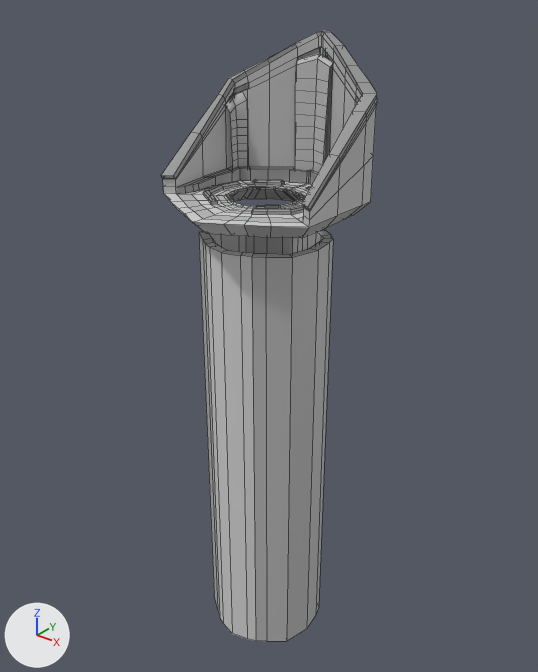
What one commit did to the FBX model Assets/fran/testing  03 propuesta/plaza.fbx.
Camera for both pictures: a camera (50 mm lens) standing at (4.24, -5.82, 1.94) and looking at (-0.07, -0.43, -1.4). Every picture has the same lights, and +X, +Y and +Z are marked at lower left. The picture after the commit comes second. Mesh edges are drawn as thin lines. Where no turn or scale is listed for an object, it has been applied to the vertices.

The first picture shows 'elevator_water_lava', 'fluid', 'fluid1', 'plaza1'.
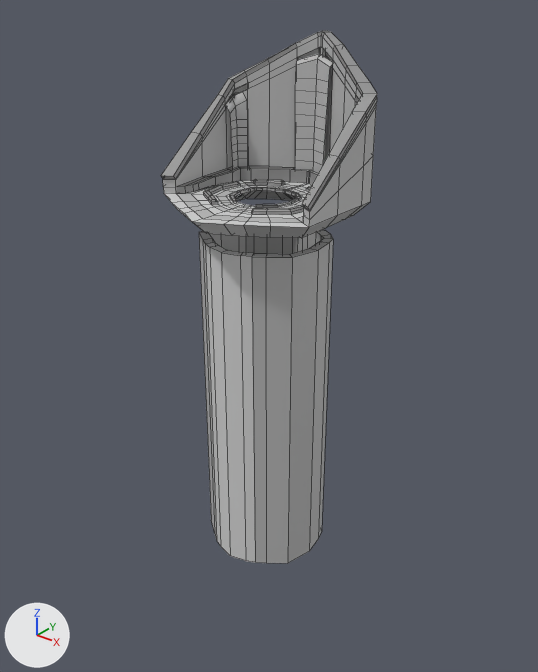
Where the newer file only moved an object's origin or applied its transform, the numbers keep the older frame.

Boxes (x1, y1, x2, y2) around the edits, measured in the pictures (538 x 672 px; the box of a moved part takes in the faces that stretch with it):
'elevator_water_lava', moved, rescaled (19% shorter): before (199, 229, 333, 641); after (199, 229, 333, 563)
part 1 of me_mesh_002, moved or reshaped: (163, 137, 340, 220) in both
part 2 of me_mesh_002, moved or reshaped: (317, 31, 324, 55) in both
part 3 of me_mesh_002, recoloured: before (253, 187, 301, 198); after (257, 188, 292, 195)
part 4 of me_mesh_003, moved or reshaped: before (207, 232, 329, 641); after (207, 232, 329, 563)

The edits, one by one:
Material 'lambert1' (mat_lambert1) is new.
Its base color is (0.5, 0.5, 0.5) (grey #bcbcbc).
me_mesh_003 is used by ob_elevator_water_lava; location (0.0, -0.58, -2.59).
me_mesh_003 had 96 vertices, 96 faces and spanned x -0.63..0.63, y -0.62..0.62, z -2.32..2.32.
me_mesh_003 now has 96 vertices, 96 faces and spans x -0.63..0.63, y -0.62..0.62, z -1.16..2.32.
me_mesh_003 part 4: the whole mesh is scaled about its middle by (1, 1, 0.749), then moved by (0.0, 0.0, 0.58).
me_mesh_002 is used by ob_plaza1; location (0.0, -0.58, 0.7).
me_mesh_002 had 702 vertices, 700 faces and spanned x -0.84..0.84, y -0.96..0.96, z -0.74..0.78.
me_mesh_002 now has 708 vertices, 701 faces and spans x -0.84..0.84, y -0.96..0.96, z -0.74..0.78.
Part 1, on me_mesh_002:
28 vertices are removed from x -0.38..0.38, y -0.19..0.25, z -0.6..-0.59.
81 faces are deleted.
5 vertices in x -0.09..0.09, y -0.36..0.29, z -0.6..-0.59 move by (0.0, 0.01, 0.0).
4 vertices in x -0.34..-0.21, y 0.21..0.3, z -0.6..-0.59 move by (0.02, -0.01, 0.0).
4 vertices in x -0.31..-0.26, y 0.19..0.24, z -0.6..-0.59 move by (0.03, -0.01, 0.0).
4 vertices in x -0.02..0.02, y 0.33, z -0.6..-0.59 move by (0.0, -0.02, 0.0).
4 vertices in x -0.21..-0.14, y -0.27..-0.26, z -0.6..-0.59 move by (0.03, 0.01, 0.0).
4 vertices in x 0.26..0.31, y 0.19..0.24, z -0.6..-0.59 move by (-0.03, -0.01, 0.0).
55 vertices move from x -0.28..0.34, y -0.37..0.36, z -0.6..-0.59 to x -0.26..0.32, y -0.37..0.35, z -0.62..-0.59.
34 vertices are added at x -0.33..0.33, y -0.24..0.24, z -0.62..-0.59.
28 new faces join them, mat_lambert2 (grey #bcbcbc).
8 new faces join them, mat_lambert4 (grey #bcbcbc).
23 new faces join them, mat_color_1 (grey #969696).
11 new faces join them, mat_stone_paths (light grey #d6d6d6).
12 new faces join them, mat_lambert1 (grey #bcbcbc).
Part 2, on me_mesh_002:
12 faces are deleted.
8 new faces join them, mat_lambert2 (grey #bcbcbc).
4 new faces join them, mat_color_1 (grey #969696).
me_mesh_002 part 3: 7 faces spanning x -0.24..0.24, y -0.26..0.3, z -0.62..-0.59 switch from mat_color_1 (grey #969696) to mat_lambert1 (grey #bcbcbc).
